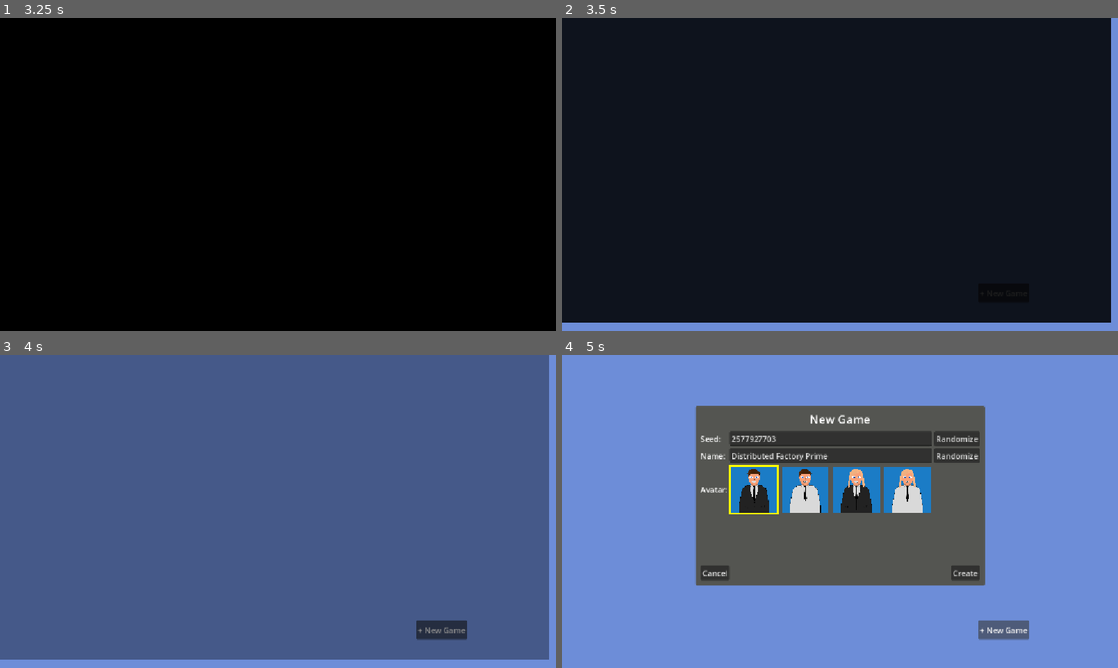
Above: before the commit, frames 1-4 (two rows, left to right).
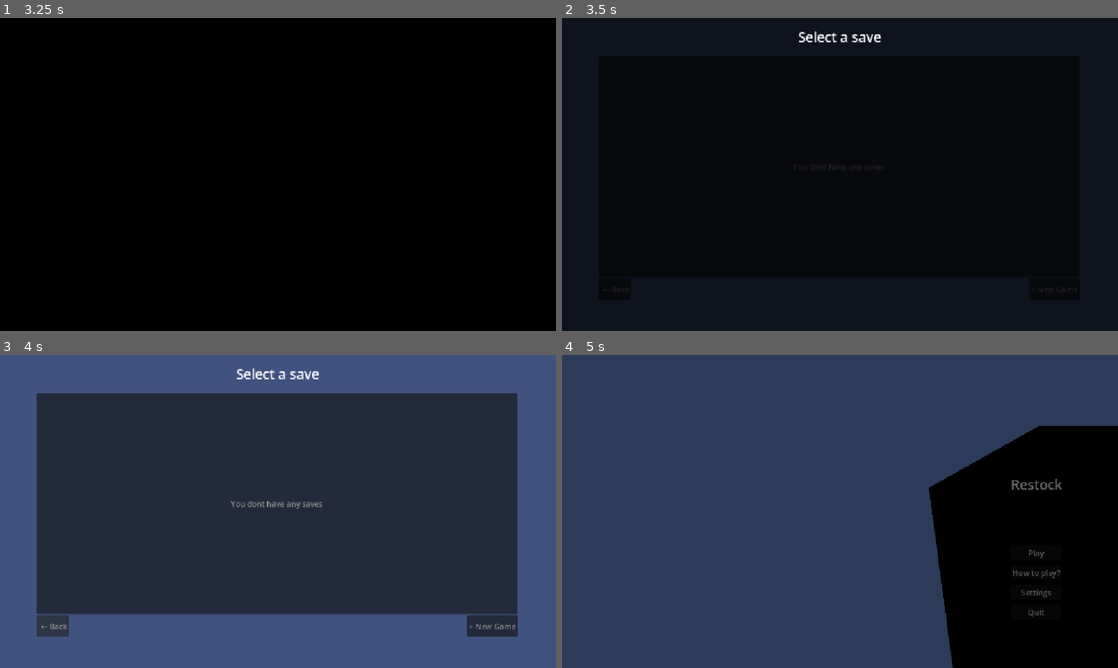
Above: after the commit, the same moments.

Repository: Nils1024/restock
Game: Godot game, scene res://assets/scenes/menus/main_menu.tscn
Two runs of this game, one before a commit and one after it. Both use one fixed random seed, a clock stepped at 60 frames per second and the inputs below. Sound files missing from this copy of the repository are replaced by a short silence.
Inputs (mouse positions are in pixels of both pictures, inside the frame that each line leads up to):
- Up to frame 1 (3.25 s): click "Play" at 0.5 s; click "Play" at 1.25 s; tap Enter (ui_accept) at 2, 2.27 s; move the mouse to (400, 158) at 2.02 s; hold Right 2.03-2.75 s; hold R (rotate) 2.03-2.75 s; click (400, 158) at 2.17 s; drag from (166, 190) to (250, 237) at 2.77 s
- Up to frame 2 (3.5 s): no input
- Up to frame 3 (4 s): click (55, 627) at 3.5 s, where only the run after the commit has a clickable "← Back"
- Up to frame 4 (5 s): click "+ New Game" at 4.25 s

Frame 1 is identical in both runs. In frame 2, 4.1% of the frame differs, in the area x 0-100%, y 0-100%; in frame 3, 67%; in frame 4, 100%.

Commit message:
Redesigned the save selection menu and game gui  and started creating a building options menu

Diff:
--- /dev/null
+++ b/assets/images/cross.svg
@@ -0,0 +1,11 @@
+<!DOCTYPE svg PUBLIC "-//W3C//DTD SVG 1.1//EN" "http://www.w3.org/Graphics/SVG/1.1/DTD/svg11.dtd">
+<!-- Uploaded to: SVG Repo, www.svgrepo.com, Transformed by: SVG Repo Mixer Tools -->
+<svg width="800px" height="800px" viewBox="0 0 24 24" fill="none" xmlns="http://www.w3.org/2000/svg">
+
+<g id="SVGRepo_bgCarrier" stroke-width="0"/>
+
+<g id="SVGRepo_tracerCarrier" stroke-linecap="round" stroke-linejoin="round"/>
+
+<g id="SVGRepo_iconCarrier"> <path d="M6.99486 7.00636C6.60433 7.39689 6.60433 8.03005 6.99486 8.42058L10.58 12.0057L6.99486 15.5909C6.60433 15.9814 6.60433 16.6146 6.99486 17.0051C7.38538 17.3956 8.01855 17.3956 8.40907 17.0051L11.9942 13.4199L15.5794 17.0051C15.9699 17.3956 16.6031 17.3956 16.9936 17.0051C17.3841 16.6146 17.3841 15.9814 16.9936 15.5909L13.4084 12.0057L16.9936 8.42059C17.3841 8.03007 17.3841 7.3969 16.9936 7.00638C16.603 6.61585 15.9699 6.61585 15.5794 7.00638L11.9942 10.5915L8.40907 7.00636C8.01855 6.61584 7.38538 6.61584 6.99486 7.00636Z" fill="#ff0000"/> </g>
+
+</svg>
--- a/assets/scenes/game.tscn
+++ b/assets/scenes/game.tscn
@@ -16,6 +16,7 @@
 [ext_resource type="Texture2D" uid="uid://myutms78aqm6" path="res://assets/images/mouse-left-button.svg" id="12_fc420"]
 [ext_resource type="Texture2D" uid="uid://e3lexmkw5vmk" path="res://assets/images/mouse-right-button.svg" id="13_kc0sw"]
 [ext_resource type="Texture2D" uid="uid://djxtejqicte6l" path="res://assets/images/R Key.svg" id="14_kc0sw"]
+[ext_resource type="Texture2D" uid="uid://morndcerse3r" path="res://assets/images/cross.svg" id="15_fqk1v"]
 
 [sub_resource type="StyleBoxFlat" id="StyleBoxFlat_k2t1h"]
 bg_color = Color(1, 1, 1, 1)
@@ -36,8 +37,29 @@
 border_color = Color(0, 0, 0, 1)
 corner_radius_bottom_right = 5
 
+[sub_resource type="StyleBoxFlat" id="StyleBoxFlat_3cnnv"]
+bg_color = Color(0.8052403, 0.34198943, 0.29511467, 1)
+corner_radius_top_left = 8
+corner_radius_top_right = 8
+corner_radius_bottom_right = 8
+corner_radius_bottom_left = 8
+
 [sub_resource type="StyleBoxLine" id="StyleBoxLine_i358u"]
 grow_end = 0.0
+
+[sub_resource type="StyleBoxFlat" id="StyleBoxFlat_fqk1v"]
+bg_color = Color(0.89492244, 0.89492244, 0.8949224, 1)
+corner_radius_top_left = 8
+corner_radius_top_right = 8
+corner_radius_bottom_right = 8
+corner_radius_bottom_left = 8
+
+[sub_resource type="StyleBoxFlat" id="StyleBoxFlat_5jdip"]
+bg_color = Color(0.62352943, 0.043137256, 0.050980393, 1)
+corner_radius_top_left = 8
+corner_radius_top_right = 8
+corner_radius_bottom_right = 8
+corner_radius_bottom_left = 8
 
 [node name="Game" type="Node2D" unique_id=1198782607]
 script = ExtResource("1_cb66b")
@@ -137,7 +159,13 @@
 [node name="HBoxContainer" type="HBoxContainer" parent="UI/Profil/MarginContainer/MarginContainer" unique_id=1330061902]
 layout_mode = 2
 
-[node name="TextureRect" type="TextureRect" parent="UI/Profil/MarginContainer/MarginContainer/HBoxContainer" unique_id=1581433993]
+[node name="PanelContainer" type="PanelContainer" parent="UI/Profil/MarginContainer/MarginContainer/HBoxContainer" unique_id=1437243470]
+clip_children = 1
+custom_minimum_size = Vector2(58, 58)
+layout_mode = 2
+theme_override_styles/panel = SubResource("StyleBoxFlat_3cnnv")
+
+[node name="TextureRect" type="TextureRect" parent="UI/Profil/MarginContainer/MarginContainer/HBoxContainer/PanelContainer" unique_id=1581433993]
 layout_mode = 2
 texture = ExtResource("10_pkhv0")
 expand_mode = 3
@@ -221,6 +249,69 @@
 theme_override_colors/font_color = Color(0.901771, 5.9922786e-06, 8.663535e-07, 1)
 text = "Not enough money"
 
+[node name="BuildingInfo" type="CanvasLayer" parent="UI" unique_id=1772418134]
+visible = false
+
+[node name="MarginContainer" type="MarginContainer" parent="UI/BuildingInfo" unique_id=1776760584]
+offset_left = 339.0
+offset_top = 167.0
+offset_right = 584.0
+offset_bottom = 411.0
+
+[node name="Panel" type="Panel" parent="UI/BuildingInfo/MarginContainer" unique_id=1574542523]
+layout_mode = 2
+theme_override_styles/panel = SubResource("StyleBoxFlat_fqk1v")
+
+[node name="MarginContainer" type="MarginContainer" parent="UI/BuildingInfo/MarginContainer" unique_id=1732999430]
+layout_mode = 2
+theme_override_constants/margin_left = 5
+theme_override_constants/margin_top = 5
+theme_override_constants/margin_right = 5
+theme_override_constants/margin_bottom = 5
+
+[node name="VBoxContainer" type="VBoxContainer" parent="UI/BuildingInfo/MarginContainer/MarginContainer" unique_id=840247872]
+layout_mode = 2
+
+[node name="VBoxContainer" type="HBoxContainer" parent="UI/BuildingInfo/MarginContainer/MarginContainer/VBoxContainer" unique_id=235882273]
+layout_mode = 2
+
+[node name="Spacer" type="AspectRatioContainer" parent="UI/BuildingInfo/MarginContainer/MarginContainer/VBoxContainer/VBoxContainer" unique_id=1521286427]
+layout_mode = 2
+size_flags_horizontal = 3
+
+[node name="Label" type="Label" parent="UI/BuildingInfo/MarginContainer/MarginContainer/VBoxContainer/VBoxContainer" unique_id=265684766]
+layout_mode = 2
+theme_override_colors/font_color = Color(0, 0, 0, 1)
+text = "Building"
+horizontal_alignment = 1
+
+[node name="Spacer2" type="AspectRatioContainer" parent="UI/BuildingInfo/MarginContainer/MarginContainer/VBoxContainer/VBoxContainer" unique_id=945924529]
+layout_mode = 2
+size_flags_horizontal = 3
+
+[node name="TextureButton" type="TextureButton" parent="UI/BuildingInfo/MarginContainer/MarginContainer/VBoxContainer/VBoxContainer" unique_id=52388102]
+custom_minimum_size = Vector2(32, 32)
+layout_mode = 2
+texture_normal = ExtResource("15_fqk1v")
+ignore_texture_size = true
+stretch_mode = 5
+
+[node name="HSeparator" type="HSeparator" parent="UI/BuildingInfo/MarginContainer/MarginContainer/VBoxContainer" unique_id=1213279851]
+layout_mode = 2
+
+[node name="Spacer" type="AspectRatioContainer" parent="UI/BuildingInfo/MarginContainer/MarginContainer/VBoxContainer" unique_id=831211609]
+layout_mode = 2
+size_flags_horizontal = 3
+size_flags_vertical = 3
+
+[node name="VBoxContainer2" type="VBoxContainer" parent="UI/BuildingInfo/MarginContainer/MarginContainer/VBoxContainer" unique_id=510468896]
+layout_mode = 2
+
+[node name="Button" type="Button" parent="UI/BuildingInfo/MarginContainer/MarginContainer/VBoxContainer/VBoxContainer2" unique_id=1423512543]
+layout_mode = 2
+theme_override_styles/normal = SubResource("StyleBoxFlat_5jdip")
+text = "Destroy"
+
 [node name="Ground" type="TileMapLayer" parent="." unique_id=653317436]
 tile_set = ExtResource("2_dis88")
 
--- a/assets/scenes/menus/save_selection_Menu.tscn
+++ b/assets/scenes/menus/save_selection_Menu.tscn
@@ -20,21 +20,43 @@
 offset_bottom = 672.0
 color = Color(0.42745098, 0.5529412, 0.84705883, 1)
 
-[node name="ScrollContainer" type="ScrollContainer" parent="." unique_id=272979126]
-offset_left = 216.0
-offset_top = 204.0
-offset_right = 787.0
-offset_bottom = 380.0
+[node name="MarginContainer2" type="MarginContainer" parent="." unique_id=557379083]
+offset_left = 76.0
+offset_top = 79.0
+offset_right = 1072.0
+offset_bottom = 537.0
 
-[node name="SaveCardContainer" type="HBoxContainer" parent="ScrollContainer" unique_id=590214802]
+[node name="Panel" type="Panel" parent="MarginContainer2" unique_id=1065641547]
+layout_mode = 2
+
+[node name="ScrollContainer" type="ScrollContainer" parent="MarginContainer2" unique_id=272979126]
+layout_mode = 2
+
+[node name="SaveCardContainer" type="HBoxContainer" parent="MarginContainer2/ScrollContainer" unique_id=590214802]
 layout_mode = 2
 theme_override_constants/separation = 6
 
-[node name="NewGame" type="Button" parent="." unique_id=1627351557]
-offset_left = 862.0
-offset_top = 550.0
-offset_right = 968.0
-offset_bottom = 589.0
+[node name="Label" type="Label" parent="MarginContainer2" unique_id=266185015]
+layout_mode = 2
+text = "You dont have any saves"
+horizontal_alignment = 1
+
+[node name="HBoxContainer" type="HBoxContainer" parent="." unique_id=1443909977]
+offset_left = 76.0
+offset_top = 539.0
+offset_right = 1073.0
+offset_bottom = 584.0
+
+[node name="Back" type="Button" parent="HBoxContainer" unique_id=157956183]
+layout_mode = 2
+text = " ← Back"
+
+[node name="AspectRatioContainer" type="AspectRatioContainer" parent="HBoxContainer" unique_id=1789618262]
+layout_mode = 2
+size_flags_horizontal = 3
+
+[node name="NewGame" type="Button" parent="HBoxContainer" unique_id=1627351557]
+layout_mode = 2
 text = "+ New Game"
 
 [node name="MarginContainer" type="MarginContainer" parent="." unique_id=392042630]
@@ -134,12 +156,21 @@
 visible = false
 offset_left = -21.0
 offset_top = -16.0
-offset_right = 1137.0
-offset_bottom = 632.0
+offset_right = 1157.0
+offset_bottom = 651.0
 
 [node name="Timer" type="Timer" parent="FadeTransition" unique_id=216372829]
 
-[connection signal="pressed" from="NewGame" to="." method="_on_new_game_pressed"]
+[node name="Label" type="Label" parent="." unique_id=800425411]
+offset_right = 1150.0
+offset_bottom = 79.0
+theme_override_font_sizes/font_size = 28
+text = "Select a save"
+horizontal_alignment = 1
+vertical_alignment = 1
+
+[connection signal="pressed" from="HBoxContainer/Back" to="." method="_on_back_pressed"]
+[connection signal="pressed" from="HBoxContainer/NewGame" to="." method="_on_new_game_pressed"]
 [connection signal="pressed" from="MarginContainer/MarginContainer/VBoxContainer2/GridContainer/SeedRandBtn" to="." method="_randomize_seed"]
 [connection signal="pressed" from="MarginContainer/MarginContainer/VBoxContainer2/GridContainer/NameRandBtn" to="." method="_randomize_name"]
 [connection signal="pressed" from="MarginContainer/MarginContainer/VBoxContainer2/HBoxContainer/CancelNewGame" to="." method="_on_cancel_new_game_pressed"]
--- a/assets/scripts/game/game.gd
+++ b/assets/scripts/game/game.gd
@@ -31,7 +31,7 @@
 	_save_timer.start()
 	cam.update_bounds()
 	$UI/Profil/MarginContainer/MarginContainer/HBoxContainer/VBoxContainer/Label.text = data.name
-	$UI/Profil/MarginContainer/MarginContainer/HBoxContainer/TextureRect.texture = load("res://assets/images/avatars/Avatar %d.svg" % (data.selected_avatar_index + 1))
+	$UI/Profil/MarginContainer/MarginContainer/HBoxContainer/PanelContainer/TextureRect.texture = load("res://assets/images/avatars/Avatar %d.svg" % (data.selected_avatar_index + 1))
 	$UI/Shop.item_clicked.connect($BuildingManager.on_item_clicked)
 	$BuildingManager.income_updated.connect(_update_money_label)
 	_update_money_label()
--- a/assets/scripts/ui/save_selection_menu.gd
+++ b/assets/scripts/ui/save_selection_menu.gd
@@ -9,7 +9,7 @@
 
 @onready var seedEdit = $MarginContainer/MarginContainer/VBoxContainer2/GridContainer/SeedEdit
 @onready var nameEdit = $MarginContainer/MarginContainer/VBoxContainer2/GridContainer/NameEdit
-@onready var saveCardContainer = $ScrollContainer/SaveCardContainer
+@onready var saveCardContainer = $MarginContainer2/ScrollContainer/SaveCardContainer
 @onready var avatarHBox = $MarginContainer/MarginContainer/VBoxContainer2/GridContainer/VBoxContainer/AvatarHBox
 
 var avatars: Array[Texture2D] = [
@@ -91,8 +91,8 @@
 			get_tree().current_scene.queue_free()
 			get_tree().current_scene = instance
 		ButtonType.BACK:
-			#TODO: Back to main menu
-			pass
+			get_tree().change_scene_to_file("res://assets/scenes/menus/main_menu.tscn")
+
 
 func _on_save_card_card_pressed(save_id: int) -> void:
 	current_button_type = ButtonType.LOAD_SAVE
@@ -163,9 +163,15 @@
 		child.queue_free()
 
 	for save in DataService.get_all():
+		$MarginContainer2/Label.hide()
 		SimpleLogger.debug("Save Found: %s" % save.to_dict())
 		var card: SaveCard = saveCard.instantiate()
 		card.setup(save.id, save.name)
 		card.load_pressed.connect(_on_save_card_card_pressed)
 		card.delete_pressed.connect(_on_save_card_delete_pressed)
 		saveCardContainer.add_child(card)
+
+
+func _on_back_pressed() -> void:
+	current_button_type = ButtonType.BACK
+	start_fade_in_transition()
Not shown, added: assets/images/cross.svg.import
Not shown: 1 places in assets/scenes/game.tscn that only renumber resources
Not shown, added: assets/scripts/game/game.gd.uid
